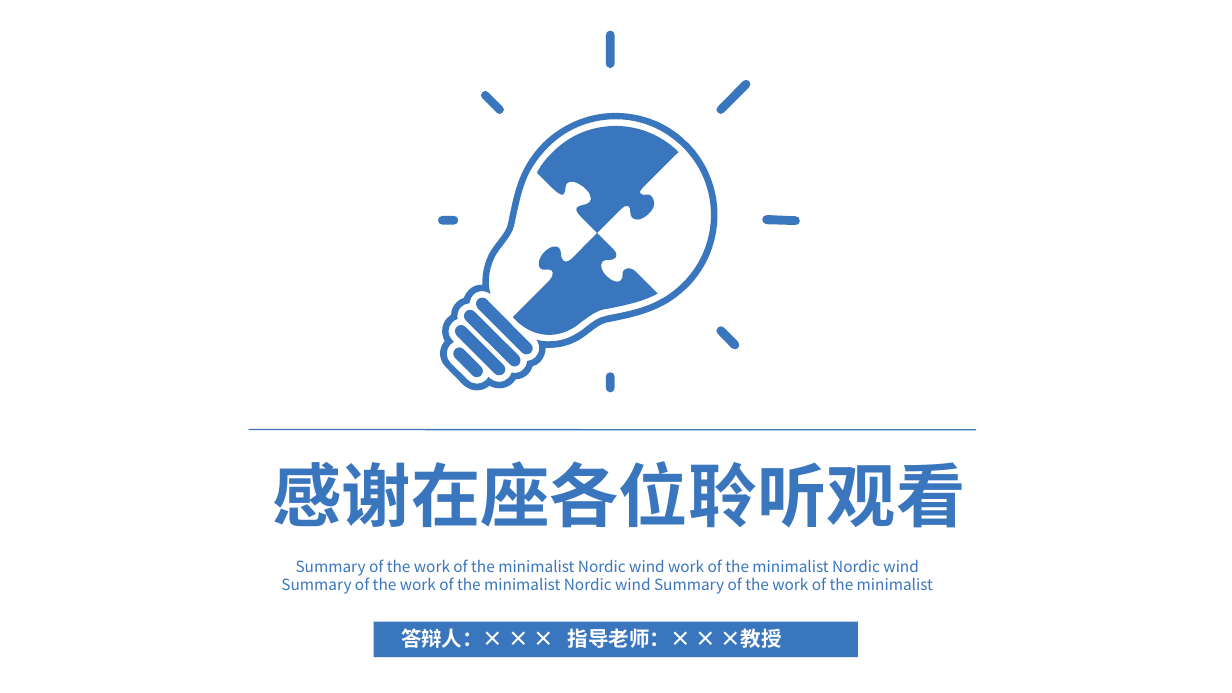
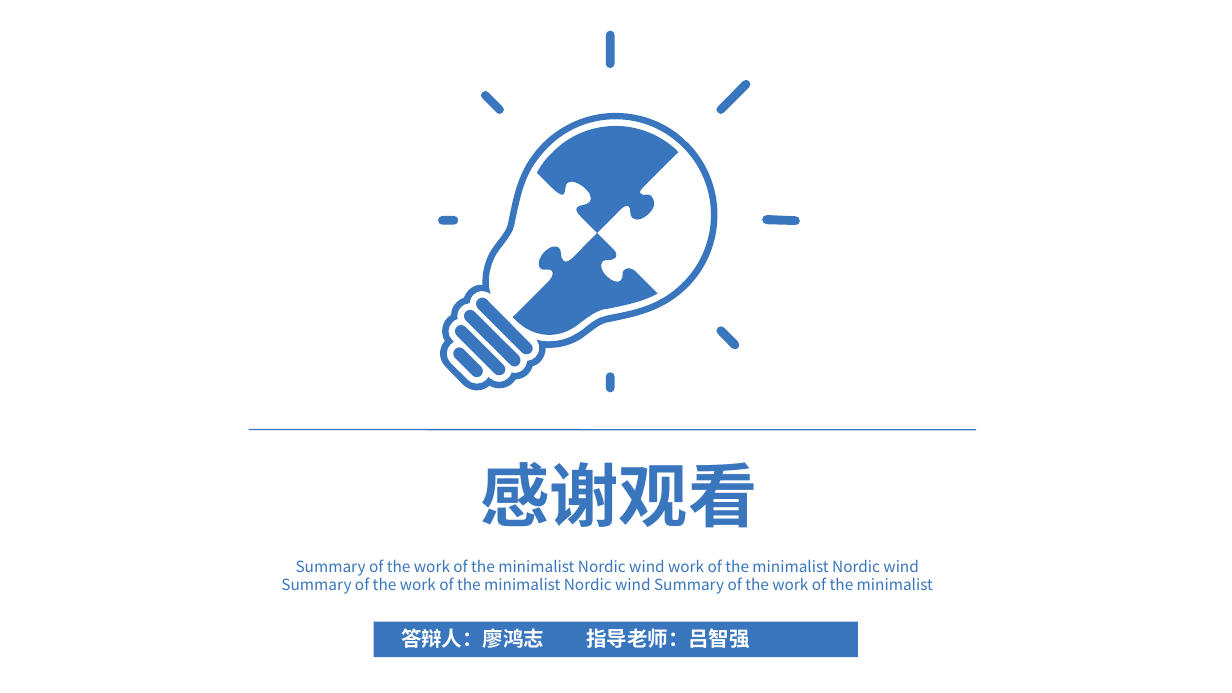
Before and after one commit to HolyShiftt/school, a slide deck: slide 25 of document/中期答辩.pptx. Drawn at 1232x693 pixels with LibreOffice and Linux fonts; fonts in the diff are those of the drawing. Boxes give left, top, right and bottom in pixels: in the first picture for what was removed or moved away, otherwise in the second. Text is boxed around its words. In the diff, an @@ line names an element or a change of style, - is before the commit and + after.

```diff
--- a/document/中期答辩.pptx
+++ b/document/中期答辩.pptx
@@ text at bbox=[480, 462, 757, 528]: text changed @@
-感谢在座各位聆听观看
+感谢观看
@@ text at bbox=[401, 628, 750, 648]: text changed @@
-答辩人：× × × 指导老师：× × ×教授
+答辩人：廖鸿志 指导老师：吕智强
```
Also in this commit, not shown: 15 other slides changed, 1 slide added, 1 slide removed, 16 other files.
